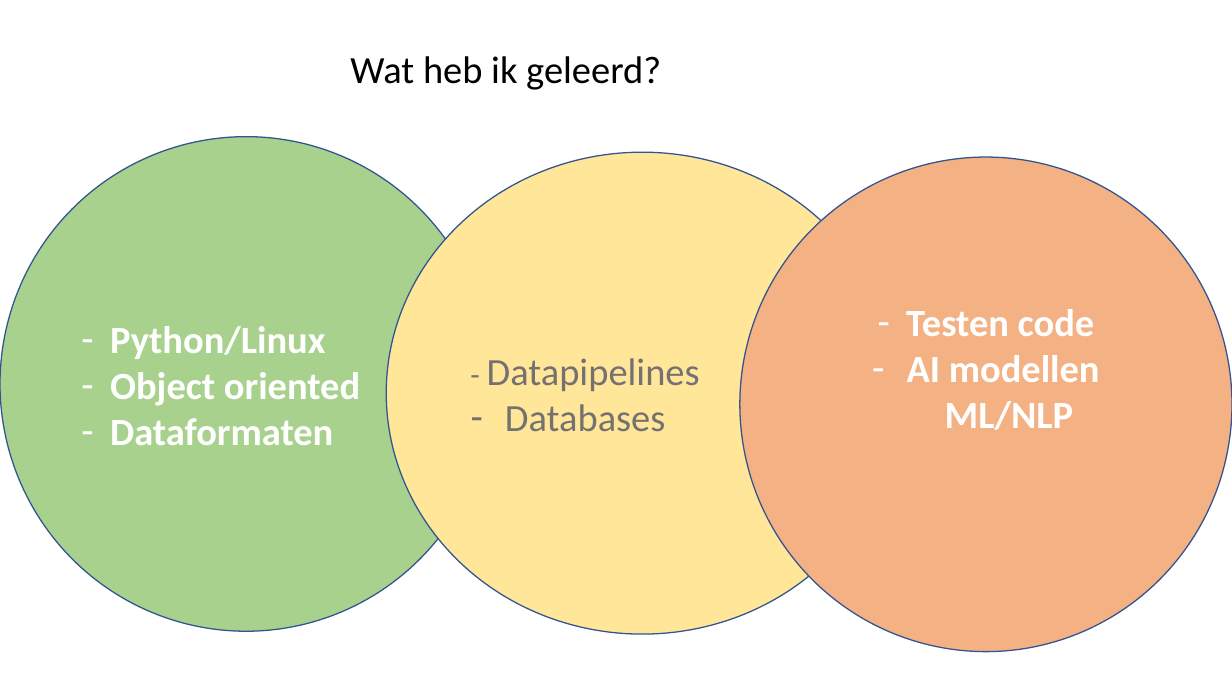
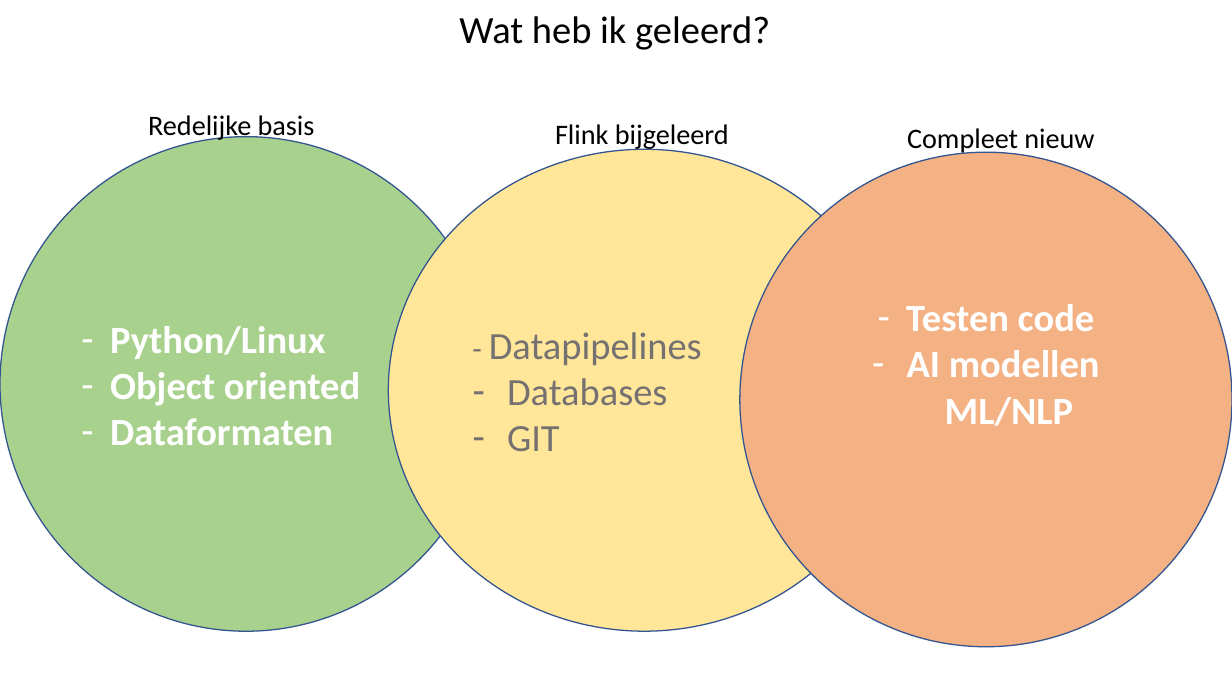
Before and after one commit to MarcRotsaert/MakeAIWork3, a slide deck: slide 2 of presentatie/oefenpresentatie.pptx (slide 1 before the commit). Drawn at 1232x693 pixels with LibreOffice and Linux fonts; fonts in the diff are those of the drawing. Boxes give left, top, right and bottom in pixels: in the first picture for what was removed or moved away, otherwise in the second. Text is boxed around its words. In the diff, an @@ line names an element or a change of style, - is before the commit and + after.

```diff
--- a/presentatie/oefenpresentatie.pptx
+++ b/presentatie/oefenpresentatie.pptx
@@ text "Wat heb ik geleerd?": place and size @@
-text "Wat heb ik geleerd?" at box(350, 56, 661, 90)
+text "Wat heb ik geleerd?" at box(459, 16, 770, 50)
@@ text added at box(148, 115, 315, 141), 22 pt, text #000000 @@
+Redelijke basis
@@ text added at box(555, 124, 729, 151), 22 pt, text #000000 @@
+Flink bijgeleerd
@@ text added at box(907, 128, 1094, 154), 22 pt, text #000000 @@
+Compleet nieuw
@@ ellipse "Testen code": place and size @@
-ellipse "Testen code" at box(740, 157, 1232, 652)
+ellipse "Testen code" at box(740, 152, 1232, 647)
@@ text in ellipse at box(507, 426, 560, 451): paragraph added @@
+– GIT
```
Also in this commit, not shown: 1 other slide changed, 2 slides added, 1 other file.
